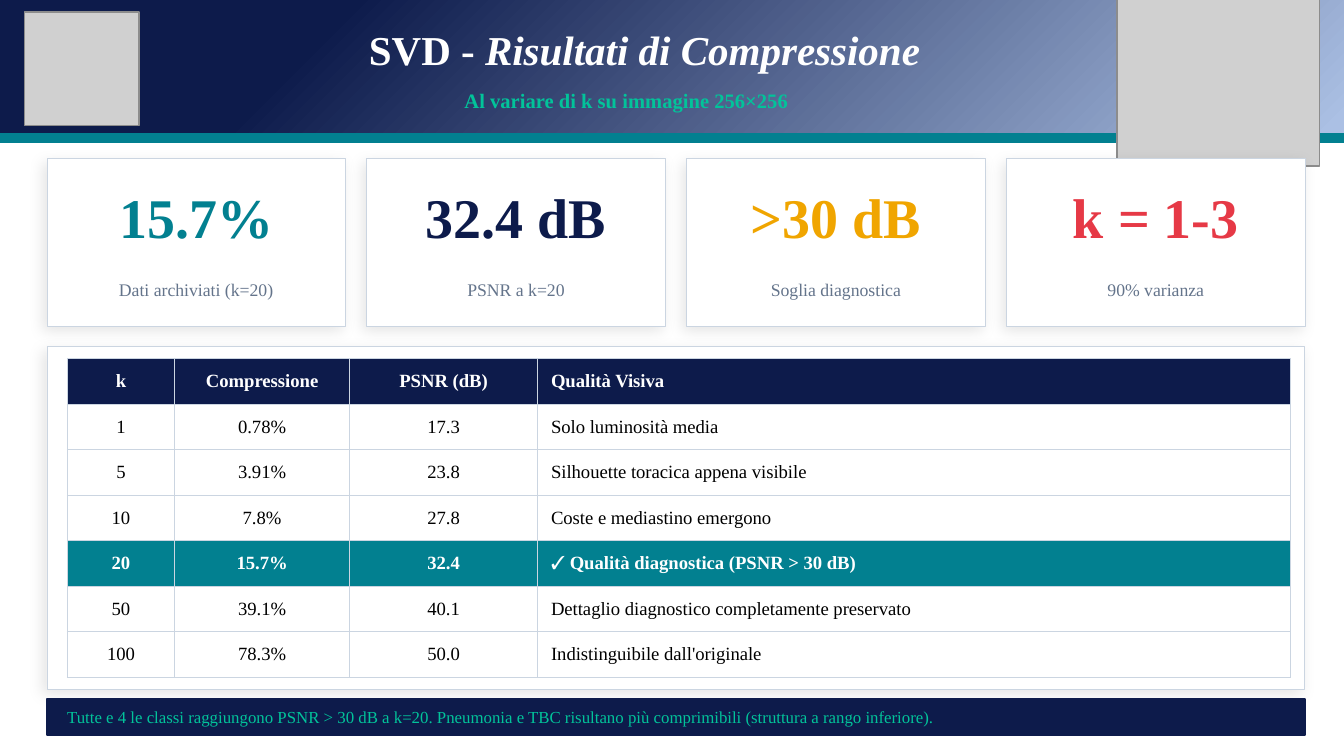
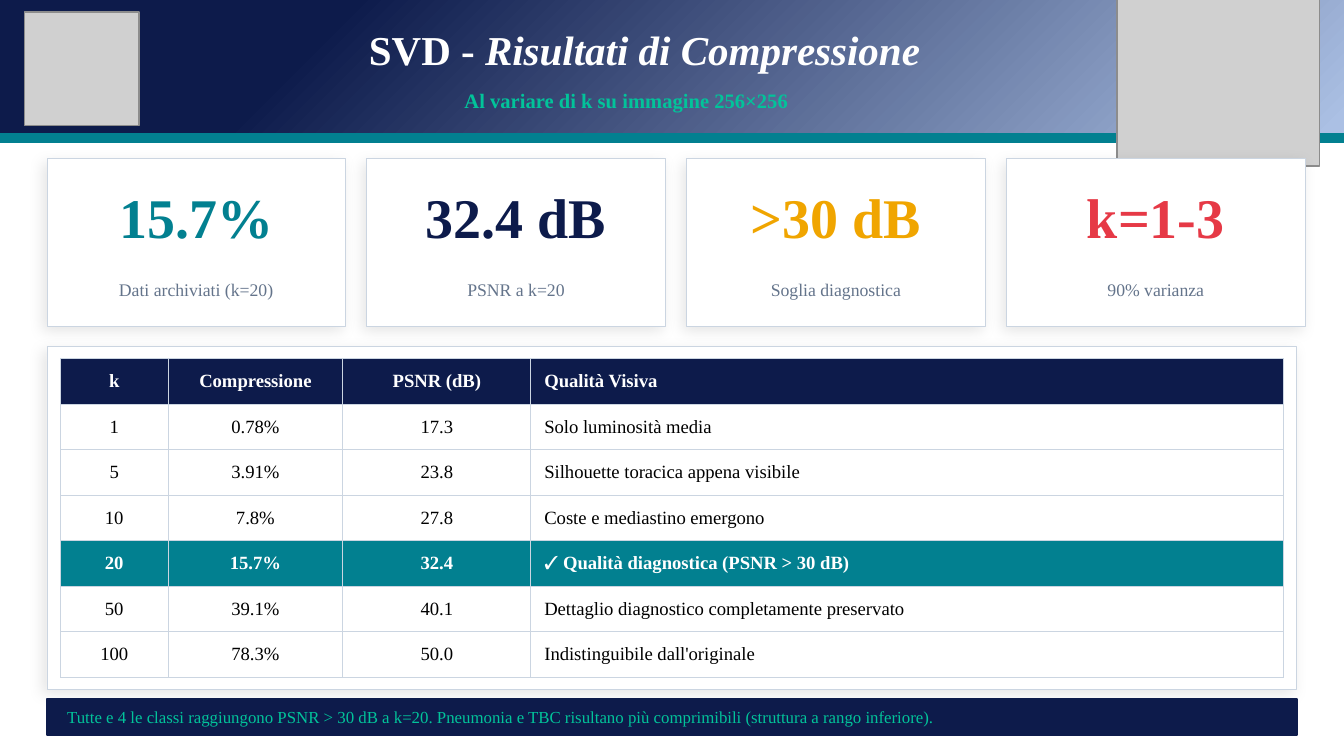
Before and after one commit to andreapatruno1/Image-Compression-and-Analysis, a slide deck: slide 7 of docs/SVD e PCA per l'analisi di immagini mediche.pptx. Drawn at 1344x756 pixels with LibreOffice and Linux fonts; fonts in the diff are those of the drawing; grey boxes stand for pictures. Boxes give left, top, right and bottom in pixels: in the first picture for what was removed or moved away, otherwise in the second. Text is boxed around its words. In the diff, an @@ line names an element or a change of style, - is before the commit and + after.

```diff
--- a/docs/SVD e PCA per l'analisi di immagini mediche.pptx
+++ b/docs/SVD e PCA per l'analisi di immagini mediche.pptx
@@ text at <box>1087,199,1225,239</box>: spaces changed @@
-k = 1-3
+k=1-3
@@ rectangle: place and size @@
-rectangle at <box>47,347,1305,689</box>
+rectangle at <box>47,347,1297,689</box>
@@ table: place and size @@
-table at <box>67,359,1290,677</box>
+table at <box>60,359,1284,677</box>
@@ rectangle: place and size @@
-rectangle at <box>47,699,1305,735</box>
+rectangle at <box>47,699,1297,735</box>
```
Also in this commit, not shown: 10 other slides changed, 2 other files.
